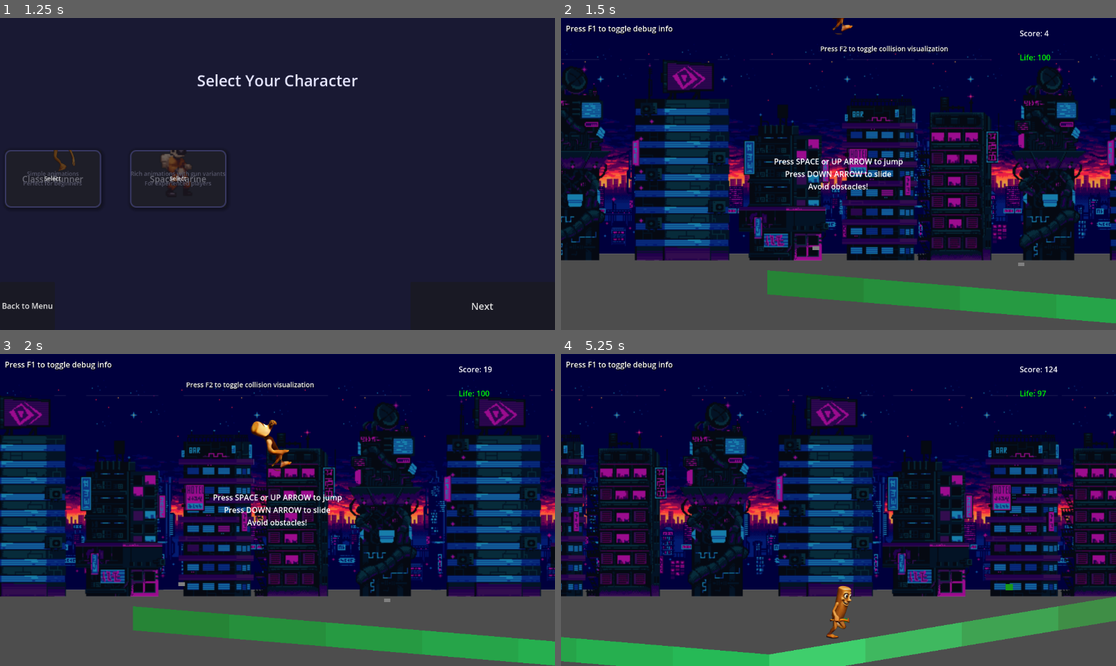
Above: before the commit, frames 1-4 (two rows, left to right).
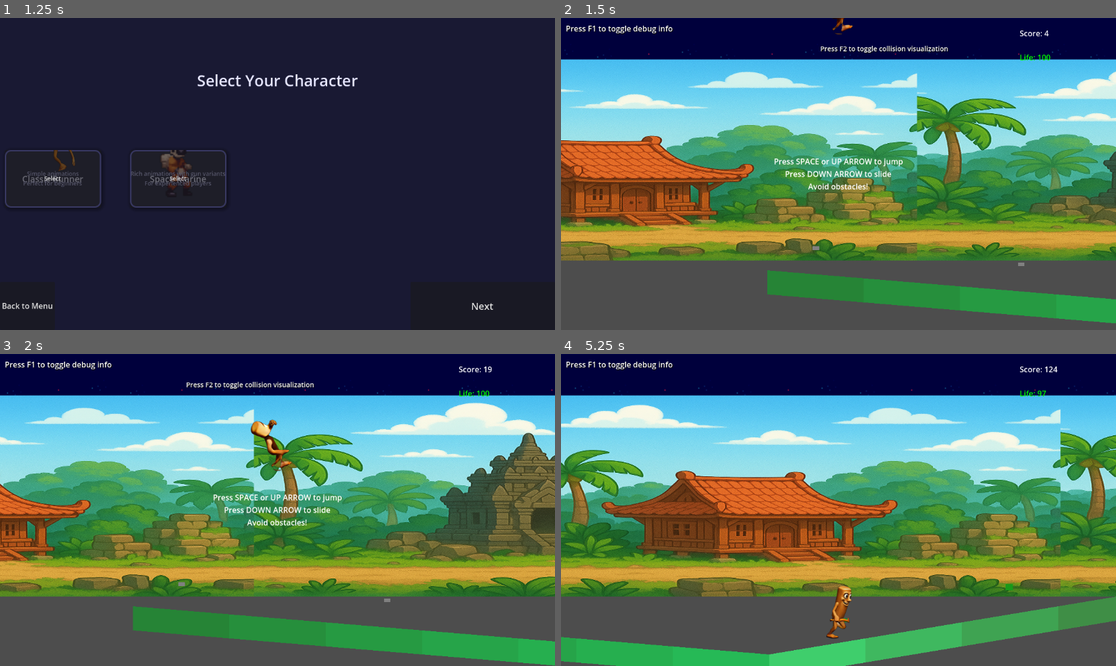
Above: after the commit, the same moments.

Repository: DeweyHur/meme_runner
Game: Godot game, scene res://scenes/MainMenu.tscn
Two runs of this game, one before a commit and one after it. Both use one fixed random seed, a clock stepped at 60 frames per second and the inputs below.
Inputs (mouse positions are in pixels of both pictures, inside the frame that each line leads up to):
- Up to frame 1 (1.25 s): click "Start Game" at 0.5 s
- Up to frame 2 (1.5 s): click "Next" at 1.25 s
- Up to frame 3 (2 s): no input
- Up to frame 4 (5.25 s): tap Space (jump) at 2, 2.27, 2.75, 3.02, 3.5, 4.25, 4.52 s; move the mouse to (960, 494) at 2.02 s; move the mouse to (727, 525) at 2.77 s; move the mouse to (894, 441) at 3.52 s; hold Left (ui_left) 3.53-4.28 s; move the mouse to (810, 572) at 4.27 s; tap F at 5 s; move the mouse to (1005, 556) at 5.02 s

Frame 1 is identical in both runs. In frame 2, 64% of the frame differs, in the area x 0-100%, y 13-78%; in frame 3, 64%; in frame 4, 64%.

Commit message:
'backgroundtest'

Diff:
--- a/World/parallax_background.tscn
+++ b/World/parallax_background.tscn
@@ -2,7 +2,7 @@
 
 [ext_resource type="Texture2D" uid="uid://c5f88g7m0pnmt" path="res://World/background/skyline-a.png" id="1_3cw0f"]
 [ext_resource type="Texture2D" uid="uid://bs7dxa2fc8o2r" path="res://World/background/buildings-bg.png" id="2_bm6io"]
-[ext_resource type="Texture2D" uid="uid://m5pqg4xm2p5o" path="res://World/background/near-buildings-bg.png" id="3_rk6cw"]
+[ext_resource type="Texture2D" uid="uid://b3x3o386djvhq" path="res://Player/Assets/continue_background.png" id="3_yy5y5"]
 
 [node name="ParallaxBackground" type="ParallaxBackground"]
 
@@ -35,5 +35,5 @@
 offset_top = 31.0
 offset_right = 986.0
 offset_bottom = 240.0
-texture = ExtResource("3_rk6cw")
-stretch_mode = 1
+texture = ExtResource("3_yy5y5")
+expand_mode = 1
--- a/scenes/Game.tscn
+++ b/scenes/Game.tscn
@@ -62,6 +62,7 @@
 offset_top = 120.0
 offset_right = -20.0
 offset_bottom = 160.0
+grow_horizontal = 0
 script = ExtResource("8_0x0x0")
 
 [node name="BossNameLabel" type="Label" parent="UI/BossHPBar"]
@@ -106,6 +107,8 @@
 offset_top = -100.0
 offset_right = 200.0
 offset_bottom = 100.0
+grow_horizontal = 2
+grow_vertical = 2
 script = ExtResource("9_0x0x0")
 
 [node name="AlarmBackground" type="ColorRect" parent="UI/BossAlarm"]
Binary file added: Player/Assets/continue_background.png
Not shown, added: Player/Assets/continue_background.png.import
